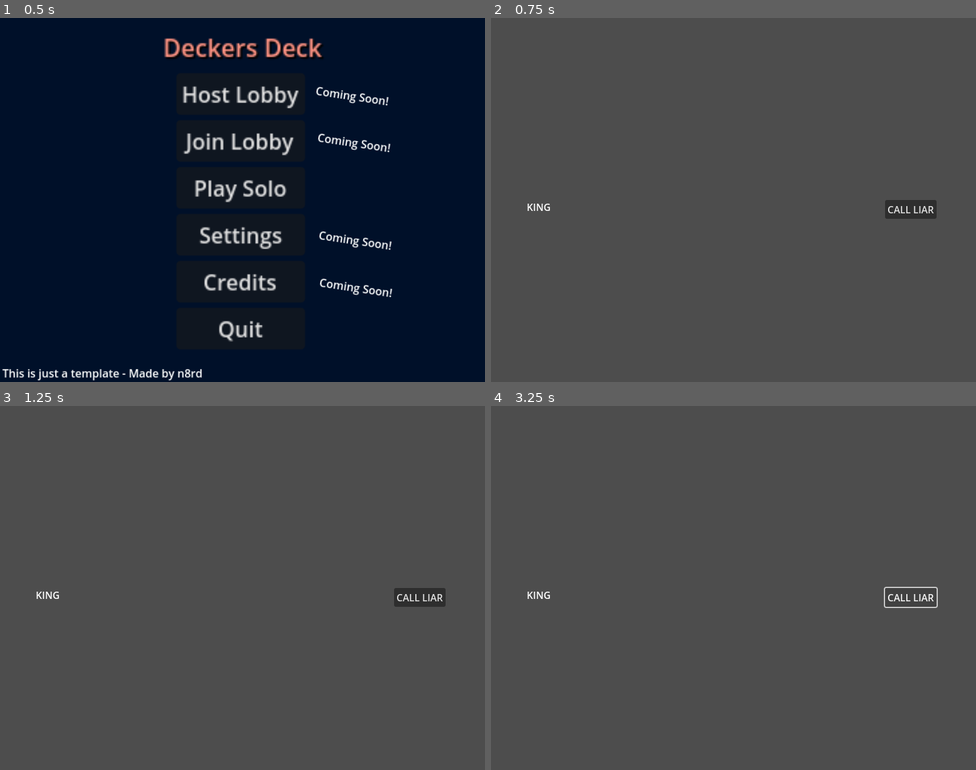
Above: before the commit, frames 1-4 (two rows, left to right).
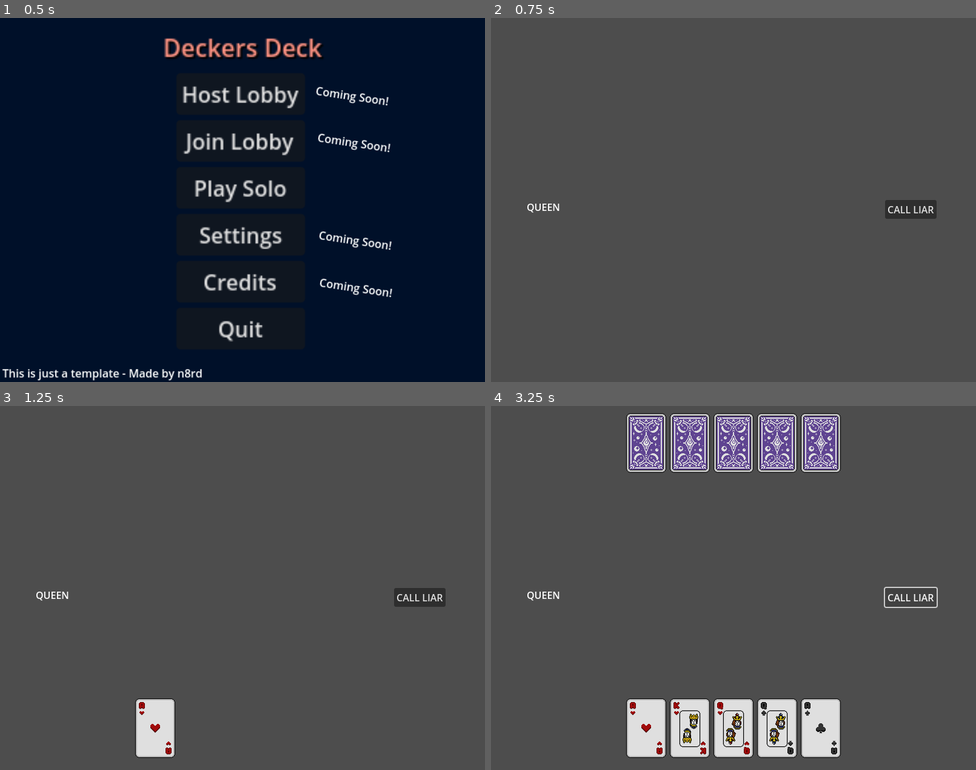
Above: after the commit, the same moments.

Repository: n8rdcontent/deckersdeck
Game: Godot game, scene res://scenes/MainMenu.tscn
The game is run twice, just before and just after one commit, with the same random seed, the same clock (stepped at 60 frames per second) and the same inputs.
Inputs:
- Up to frame 1 (0.5 s): no input
- Up to frame 2 (0.75 s): click "Play Solo" at 0.5 s
- Up to frame 3 (1.25 s): no input
- Up to frame 4 (3.25 s): click "CALL LIAR" at 1.25 s; click "CALL LIAR" at 2 s; click "CALL LIAR" at 2.75 s

Frame 1 is identical in both runs. In frame 2, 0.1% of the frame differs, in the area x 7-15%, y 51-54%; in frame 3, 1.4%; in frame 4, 13%, in the area x 7-73%, y 2-97%.
Error before the commit: Parse Error: Invalid argument for "_move_card_to_middle()" function: argument 1 should be "Object" but is "String". (res://scripts/solo_game.gd:175)

Commit message:
Added a card class

Diff:
--- a/scripts/solo_game.gd
+++ b/scripts/solo_game.gd
@@ -1,4 +1,5 @@
 extends Node2D
+
 @onready var PlayerHand = $Control/PlayerHand
 @onready var BotHand = $Control/BotHand
 @onready var DeckArea = $Control/DeckArea
@@ -10,23 +11,30 @@
 var whosTurn = "player"
 var chosencard = ""
 
-# Called when the node enters the scene tree for the first time.
 # Game State
 var player_hand = []
 var bot_hand = []
 var deck = []
 var middleDeck = []
 
-func get_card_texture(card: Object) -> Texture:
-	# Example: card_name should match the filename (e.g., "2_of_hearts.png")
+# Define the Card class
+class Card:
+	var name: String
+	var isHidden: bool
+	var cardValue: int
+	var type: String
+
+	func _init(_name: String, _value: int, _type: String, _hidden: bool = false):
+		name = _name
+		cardValue = _value
+		type = _type
+		isHidden = _hidden
+
+func get_card_texture(card: Card) -> Texture:
 	var card_name = card.name
 	var texture_path = "res://assets/sprites/cards/%s.png" % card_name
-	'print("Loading texture: ", texture_path)'
 	var texture = load(texture_path)
-	'if texture == null:
-		print("Error: Texture not found for card: ", card_name)'
 	return texture
-
 
 func _ready():
 	print("Solo mode started!")
@@ -35,16 +43,16 @@
 	ButtonSound.play()
 
 func _initialize_game():
-	# Placeholder: Initialize the deck and hands
-	deck = createTestDeck()
+	deck = create_test_deck()
 	deck.shuffle()
-	setChosenCard()
+	set_chosen_card()
 	_deal_cards()
 	print("Player Hand: ", player_hand)
 	print("Bot Hand: ", bot_hand)
 
-func setChosenCard():
-	chosencard = deck.pick_random().name
+func set_chosen_card():
+	var random_card = deck.pick_random()
+	chosencard = random_card.name
 	print("Chosen Card: " + chosencard[0])
 	if chosencard[0] == "A":
 		chosenCardLabel.text = "ACE"
@@ -53,48 +61,34 @@
 	elif chosencard[0] == "Q":
 		chosenCardLabel.text = "QUEEN"
 
-func _create_deck():
-	# Create a placeholder deck (e.g., numbers 1-10 for simplicity)
-	return ["A2", "A4", "A5", "A7", "K2", "K4", "K5", "K7", "Q2", "Q4", "Q5", "Q7"]
-
-func createTestDeck():
+func create_test_deck() -> Array:
 	var testDeck = []
-	addCardToDeck("A2", testDeck, 14, "Ace")
-	addCardToDeck("A4", testDeck, 14, "Ace")
-	addCardToDeck("A5", testDeck, 14, "Ace")
-	addCardToDeck("A7", testDeck, 14, "Ace")
-	addCardToDeck("K2", testDeck, 13, "King")
-	addCardToDeck("K4", testDeck, 13, "King")
-	addCardToDeck("K5", testDeck, 13, "King")
-	addCardToDeck("K7", testDeck, 13, "King")
-	addCardToDeck("Q2", testDeck, 12, "Queen")
-	addCardToDeck("Q4", testDeck, 12, "Queen")
-	addCardToDeck("Q5", testDeck, 12, "Queen")
-	addCardToDeck("Q7", testDeck, 12, "Queen")
+	add_card_to_deck("A2", testDeck, 14, "Ace")
+	add_card_to_deck("A4", testDeck, 14, "Ace")
+	add_card_to_deck("A5", testDeck, 14, "Ace")
+	add_card_to_deck("A7", testDeck, 14, "Ace")
+	add_card_to_deck("K2", testDeck, 13, "King")
+	add_card_to_deck("K4", testDeck, 13, "King")
+	add_card_to_deck("K5", testDeck, 13, "King")
+	add_card_to_deck("K7", testDeck, 13, "King")
+	add_card_to_deck("Q2", testDeck, 12, "Queen")
+	add_card_to_deck("Q4", testDeck, 12, "Queen")
+	add_card_to_deck("Q5", testDeck, 12, "Queen")
+	add_card_to_deck("Q7", testDeck, 12, "Queen")
 	return testDeck
 
-
-func addCardToDeck(card_name: String, deckToAdd: Array, value: int, cardType: String):
-	deckToAdd.append({
-		name = card_name,
-		isHidden = false,
-		cardValue = value,
-		type = cardType
-	})
-
+func add_card_to_deck(card_name: String, deck_to_add: Array, value: int, card_type: String):
+	var card = Card.new(card_name, value, card_type)
+	deck_to_add.append(card)
 
 func _deal_cards():
-	# Deal cards to the player and bot
 	await get_tree().create_timer(0.5).timeout
 	for i in range(5):  # Example: 5 cards each
-
-		var player_card = deck.pop_back()
-		var bot_card = deck.pop_back()
-
+		var player_card = deck.pop_back() as Card
+		var bot_card = deck.pop_back() as Card
 
 		player_hand.append(player_card)
 		bot_hand.append(bot_card)
-
 
 		# Add card visuals
 		_add_card_to_hand(PlayerHand, player_card)
@@ -102,7 +96,7 @@
 		_add_card_to_hand(BotHand, bot_card, true)
 		await get_tree().create_timer(0.2).timeout
 
-func _add_card_to_hand(hand_node: Node, card: Object, hidden: bool = false):
+func _add_card_to_hand(hand_node: Node, card: Card, hidden: bool = false):
 	var card_texture = get_card_texture(card)
 	if card_texture == null:
 		print("Error: Failed to load texture for card: ", card.name)
@@ -112,28 +106,16 @@
 	card_sprite.texture = card_texture
 
 	if hidden:
-		# Use a card back texture for hidden cards (e.g., "card_back.png")
 		card_sprite.texture = preload("res://assets/sprites/cards/Back4.png")
 
-	# Set the card's name for reference
 	card_sprite.name = card.name
-
-	# Enable input for the card sprite
 	card_sprite.mouse_filter = Control.MOUSE_FILTER_PASS
-
-	# Connect input_event signal to detect clicks
 	card_sprite.connect("gui_input", Callable(self, "_on_card_clicked").bind(card))
-
-	# Add the card sprite to the hand
 	hand_node.add_child(card_sprite)
 
-
-# Function to handle card clicks
-func _on_card_clicked(event: InputEvent, card: Object):
+func _on_card_clicked(event: InputEvent, card: Card):
 	if event is InputEventMouseButton and event.pressed and event.button_index == MOUSE_BUTTON_LEFT:
-		# Check if the clicked card belongs to the player
 		var is_player_card = false
-
 		for card2 in player_hand:
 			if card2.name == card.name:
 				is_player_card = true
@@ -145,47 +127,18 @@
 			print("Clicked card:", card.name)
 			return
 
-		# Player clicked on this card
 		print("Card clicked: ", card.name)
+		_handle_card_selection(card)
 
-		# Perform logic for the card click
-		_handle_card_selection(card.name)
-
-func _on_button_pressed() -> void:
+func _handle_card_selection(card: Card):
 	if whosTurn == "player":
-		print("Player called liar")
-		if middleDeck.size() > 0:
-			# Assuming middleDeck and chosencard are arrays of card objects
-			if middleDeck[0].name != chosencard[0].name:
-				print("Bot got exposed")
-			else:
-				print("Bot was telling the truth")
-		else:
-			print("No card played yet")
-
-
-
-# Handle card selection
-func _handle_card_selection(card_name: String):
-	# Example: Player puts this card in the middle
-	if whosTurn == "player":
-		#whosTurn = "bot"
-		print("Player selected card: ", card_name)
+		print("Player selected card: ", card.name)
 		ButtonSound.play()
-		_move_card_to_middle(card_name)
+		_move_card_to_middle(card)
 		emit_signal("player_selected_card")
 
-func getCardObjectFromPlayer(card_name: String):
-	for card in player_hand:
-		if card.name == card_name:
-			return card
-	return null
-
-
-func _move_card_to_middle(card: Object):
+func _move_card_to_middle(card: Card):
 	print("Moving card to the middle: ", card.name)
-
-	# Remove the card from the player's hand
 	var card_to_remove = null
 	if whosTurn == "player":
 		for card2 in player_hand:
@@ -194,8 +147,7 @@
 				break
 		if card_to_remove != null:
 			player_hand.erase(card_to_remove)
-			_remove_card_from_hand(PlayerHand, card.name)
-
+			_remove_card_from_hand(PlayerHand, card_to_remove)
 	elif whosTurn == "bot":
 		for card2 in bot_hand:
 			if card2.name == card.name:
@@ -203,23 +155,20 @@
 				break
 		if card_to_remove != null:
 			bot_hand.erase(card_to_remove)
-			_remove_card_from_hand(BotHand, card.name)
+			_remove_card_from_hand(BotHand, card_to_remove)
 
-	# Add the card to the middle deck
-	middleDeck.append(card_name)
-	print("Middle Deck: ", middleDeck)
-	updateMiddleDeck(card_name)
-	nextTurn()
+	middleDeck.append(card)
+	update_middle_deck(card)
+	next_turn()
 
-
-func _remove_card_from_hand(hand_node: Node, card_name: String):
+func _remove_card_from_hand(hand_node: Node, card: Card):
 	for card_sprite in hand_node.get_children():
-		if card_sprite.name == card_name:
+		if card_sprite.name == card.name:
 			hand_node.remove_child(card_sprite)
 			card_sprite.queue_free()
 			break
 
-func updateMiddleDeck(card: Object):
+func update_middle_deck(card: Card):
 	var card_texture = get_card_texture(card)
 	if card_texture == null:
 		print("Error: Failed to load texture for card: ", card.name)
@@ -229,59 +178,17 @@
 	card_sprite.texture = card_texture
 	DeckArea.add_child(card_sprite)
 
-func botTurn():
+func bot_turn():
 	if whosTurn == "bot":
-		var botsChosenCard = bot_hand.pick_random()
-		print(botsChosenCard.name + " is bot's chosen card")
+		var bots_chosen_card = bot_hand.pick_random()
+		print(bots_chosen_card.name + " is bot's chosen card")
 		await get_tree().create_timer(2.0).timeout
 		ButtonSound.play()
-		_move_card_to_middle(botsChosenCard.name)
+		_move_card_to_middle(bots_chosen_card)
 
-func nextTurn():
+func next_turn():
 	if whosTurn == "bot":
 		whosTurn = "player"
 	elif whosTurn == "player":
 		whosTurn = "bot"
-		botTurn()
-
-# Called every frame. 'delta' is the elapsed time since the previous frame.
-func _process(delta: float) -> void:
-	pass
-
-
-func gameLoop():
-	'print("Game Started")'
-	while true:
-		if whosTurn == "player":
-			print("Player's Turn")
-			await player_selected_card
-		elif whosTurn == "bot":
-			print("Bot's Turn")
-			botTurn()
-		else :
-			break
-
-		if len(player_hand) == 0:
-			print("Player Wins")
-			break
-		elif len(bot_hand) == 0:
-			print("Bot Wins")
-			break
-		else:
-			pass
-
-
-
-#Everybody gets 5 cards	+
-#Game Chooses between King Queens or Aces +
-#Player Starts +
-#Player chooses a card, and puts it in the middle +
-#Bot can either call liar, or choose a card, and put it in the middle.
-#If the bot calls liar, the card is flipped, and if the bot is correct, the player draws a card.
-#If the bot is wrong, the bot draws a card.
-#If the bot chooses a card, the player can either call liar, or choose a card, and put it in the middle.
-#If the player calls liar, the card is flipped, and if the player is correct, the bot draws a card.
-#If the player is wrong, the player draws a card.
-#This runs until one of the players runs out of cards.
-#That player wins
-#If the deck runs out of cards, the one with the most cards wins/ or the one with the most of the chosen card wins. or least cards wins, or least of the chosen card wins or, rock paper scissors.
+		bot_turn()
